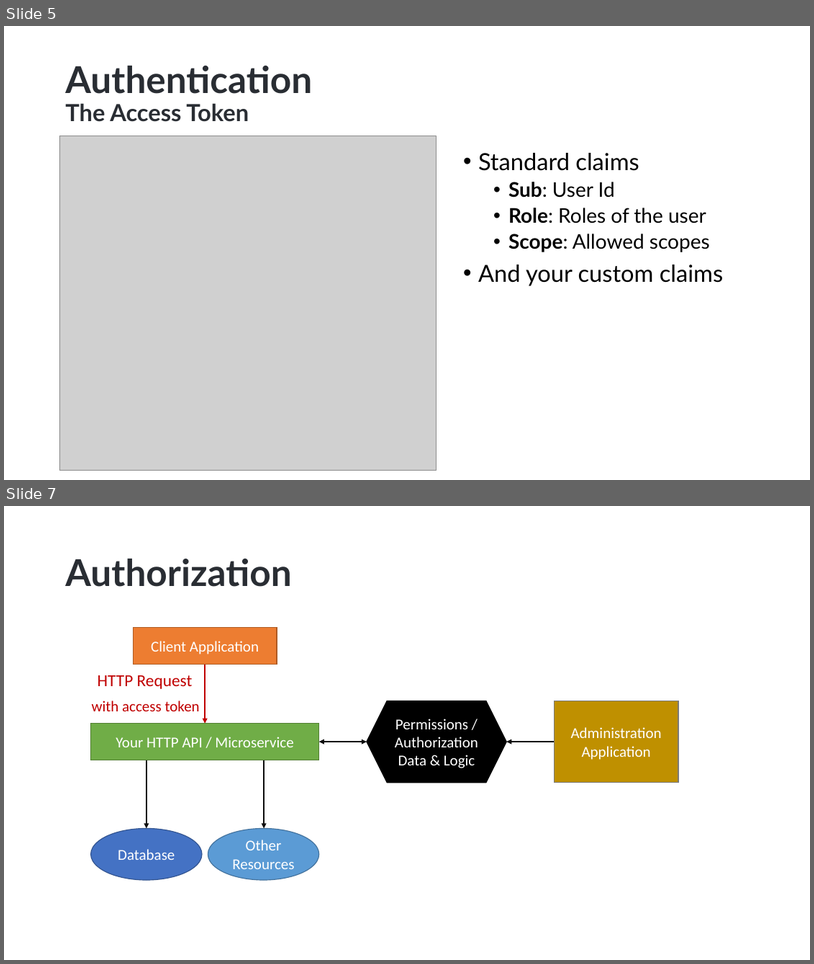
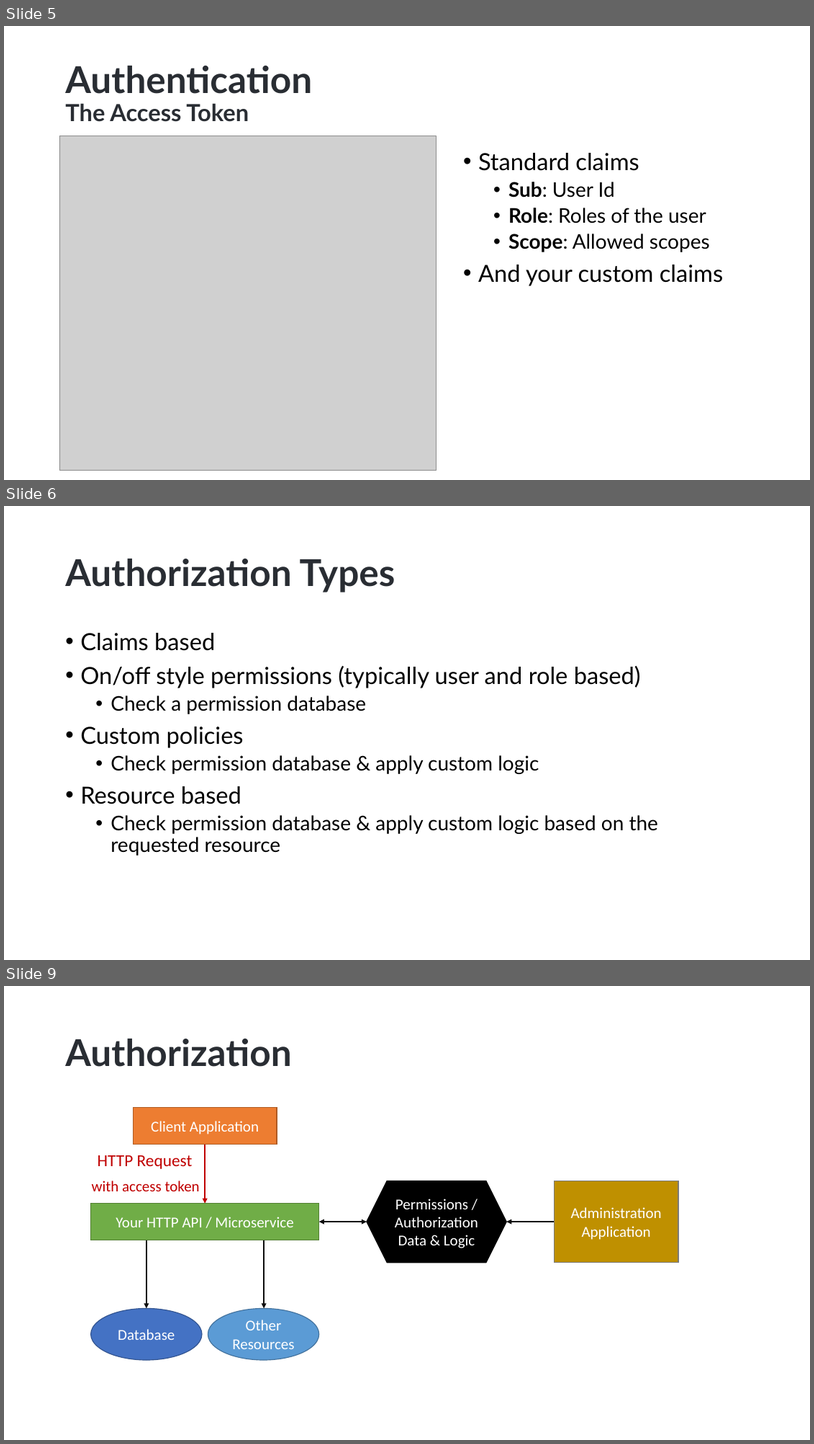
Before and after one commit to hikalkan/presentations, a slide deck: 2022-10-15 Authorization-In-Distributed-Systems/Authorization-In-Distributed-Systems.pptx. Shown one above the other, each under a label of ours: slides 5 and 7 before the commit, slides 5, 6 and 9 after it; the slides between them are not shown. The pictures are 814x964 and 814x1444 pixels, drawn with LibreOffice and Linux fonts; fonts in the diff are those of the drawing; grey boxes stand for pictures; background and template pictures are left out. Boxes give left, top, right and bottom in pixels: in the first picture for what was removed or moved away, otherwise in the second. Text is boxed around its words. In the diff, an @@ line names an element or a change of style, - is before the commit and + after.

```diff
--- a/2022-10-15 Authorization-In-Distributed-Systems/Authorization-In-Distributed-Systems.pptx
+++ b/2022-10-15 Authorization-In-Distributed-Systems/Authorization-In-Distributed-Systems.pptx
@@ slide 6 added at box(4, 506, 810, 960), background picture (left out) @@
@@ title added at box(65, 559, 396, 592), 44 pt, text #292D33, bold @@
+Authorization Types
@@ text added at box(80, 633, 658, 855), 24 pt, text #000000 @@
+• Claims based
+• On/off style permissions (typically user and role based)
+  • Check a permission database
+• Custom policies
+  • Check permission database & apply custom logic
+• Resource based
+  • Check permission database & apply custom logic based on the requested resource
@@ what was slide 7 is now slide 9 @@
```
Also in this commit, not shown: 1 slide changed, 1 other slide added, 2 slides removed.
